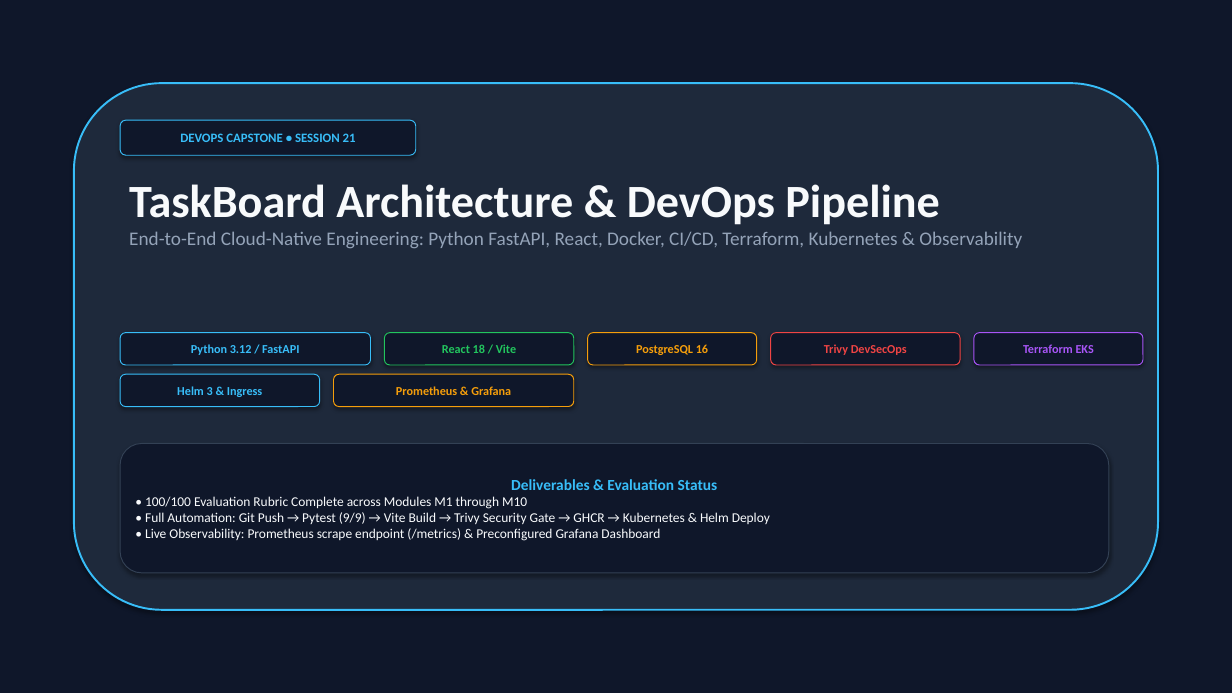
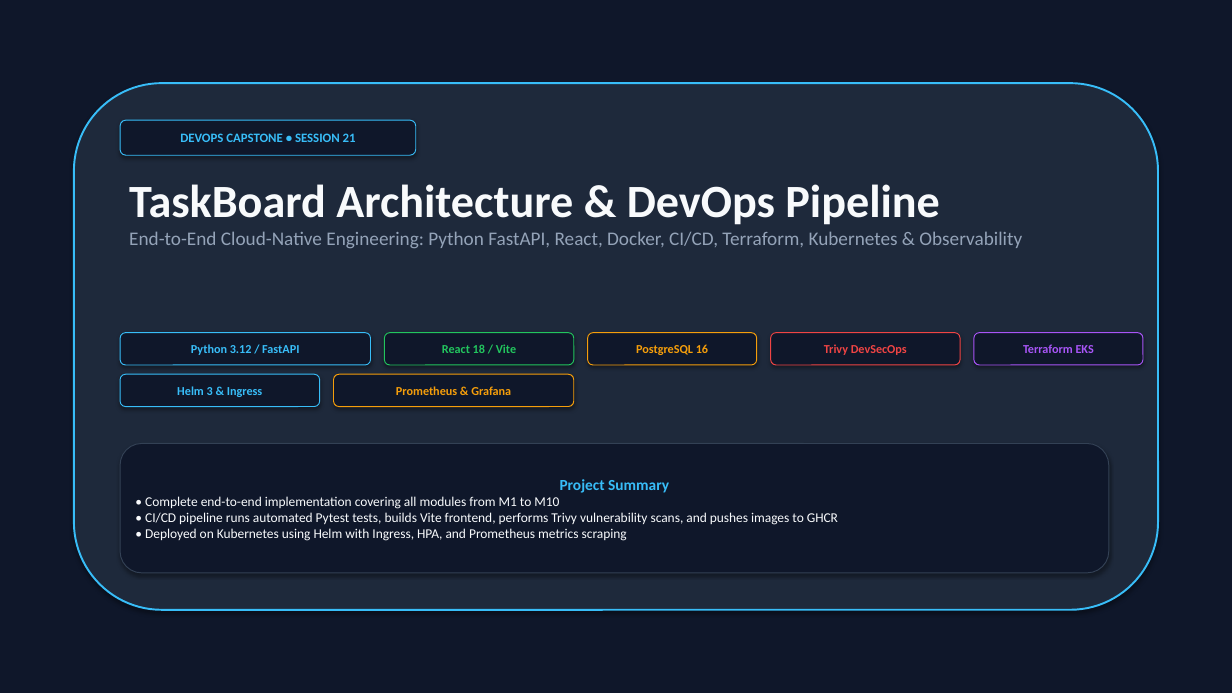
Before and after one commit to Akshansh-Sinha/Taskboard, a slide deck: slide 1 of Taskboard_Presentation.pptx. Drawn at 1232x693 pixels with LibreOffice and Linux fonts; fonts in the diff are those of the drawing. Boxes give left, top, right and bottom in pixels: in the first picture for what was removed or moved away, otherwise in the second. Text is boxed around its words. In the diff, an @@ line names an element or a change of style, - is before the commit and + after.

```diff
--- a/Taskboard_Presentation.pptx
+++ b/Taskboard_Presentation.pptx
@@ text in rounded rectangle at [145, 479, 838, 541]: text changed @@
-Deliverables & Evaluation Status
-• 100/100 Evaluation Rubric Complete across Modules M1 through M10
-• Full Automation: Git Push → Pytest (9/9) → Vite Build → Trivy Security Gate → GHCR → Kubernetes & Helm Deploy
-• Live Observability: Prometheus scrape endpoint (/metrics) & Preconfigured Grafana Dashboard
+Project Summary
+• Complete end-to-end implementation covering all modules from M1 to M10
+• CI/CD pipeline runs automated Pytest tests, builds Vite frontend, performs Trivy vulnerability scans, and pushes images to GHCR
+• Deployed on Kubernetes using Helm with Ingress, HPA, and Prometheus metrics scraping
```
Also in this commit, not shown: 1 other slide changed, 6 other files.
